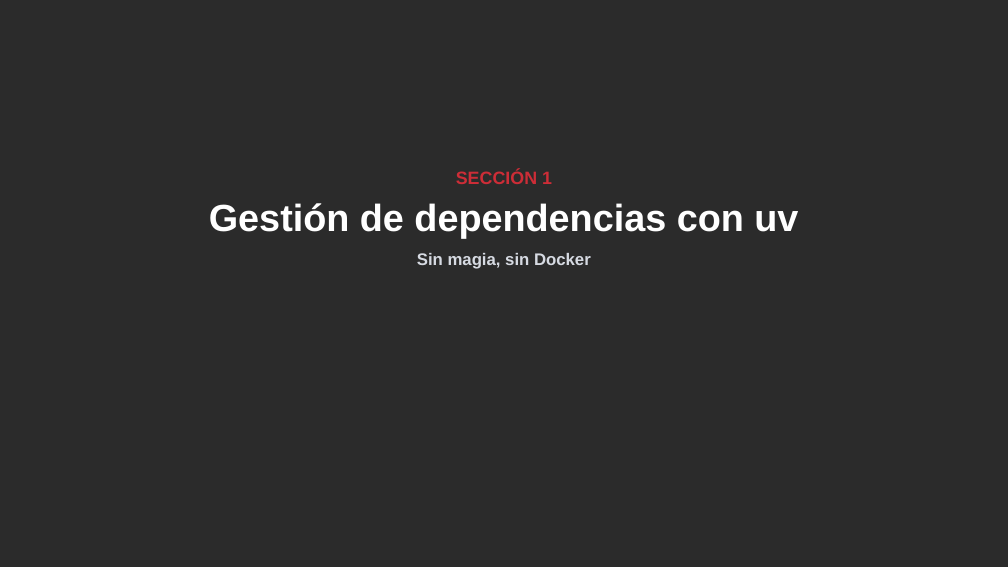
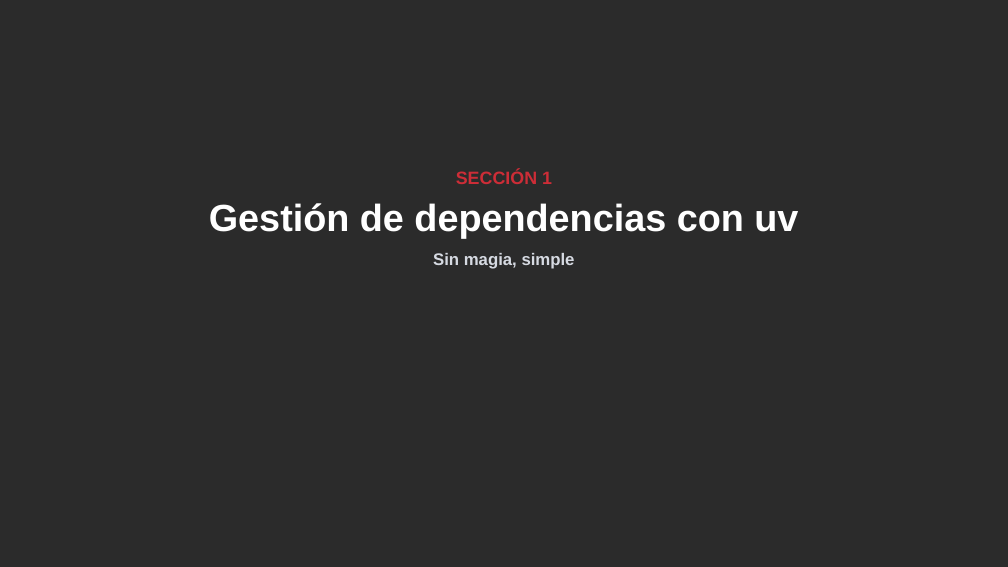
Before and after one commit to drj3ky11/FearOfTheDark, a slide deck: slide 2 of bloque3_setup/csbc26_b3_setup.pptx. Drawn at 1008x567 pixels with LibreOffice and Linux fonts; fonts in the diff are those of the drawing; background and template pictures are left out; a plain dark background stands for a picture behind light text. Boxes give left, top, right and bottom in pixels: in the first picture for what was removed or moved away, otherwise in the second. Text is boxed around its words. In the diff, an @@ line names an element or a change of style, - is before the commit and + after.

```diff
--- a/bloque3_setup/csbc26_b3_setup.pptx
+++ b/bloque3_setup/csbc26_b3_setup.pptx
@@ text at (433,253,575,269): text changed @@
-Sin magia, sin Docker
+Sin magia, simple
```
Also in this commit, not shown: 8 other slides changed, 12 slides added, 2 slides removed, 5 other files.
